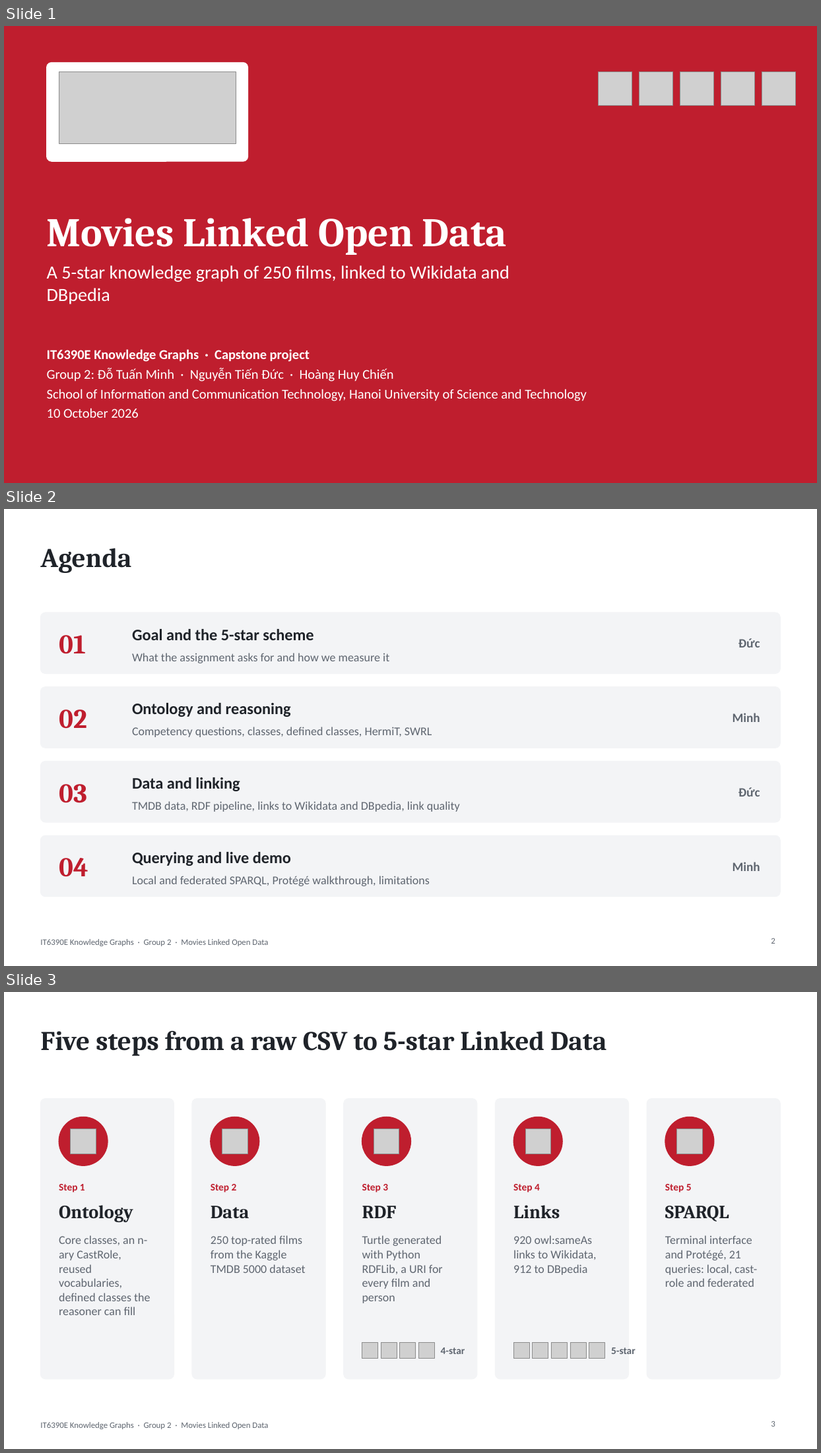
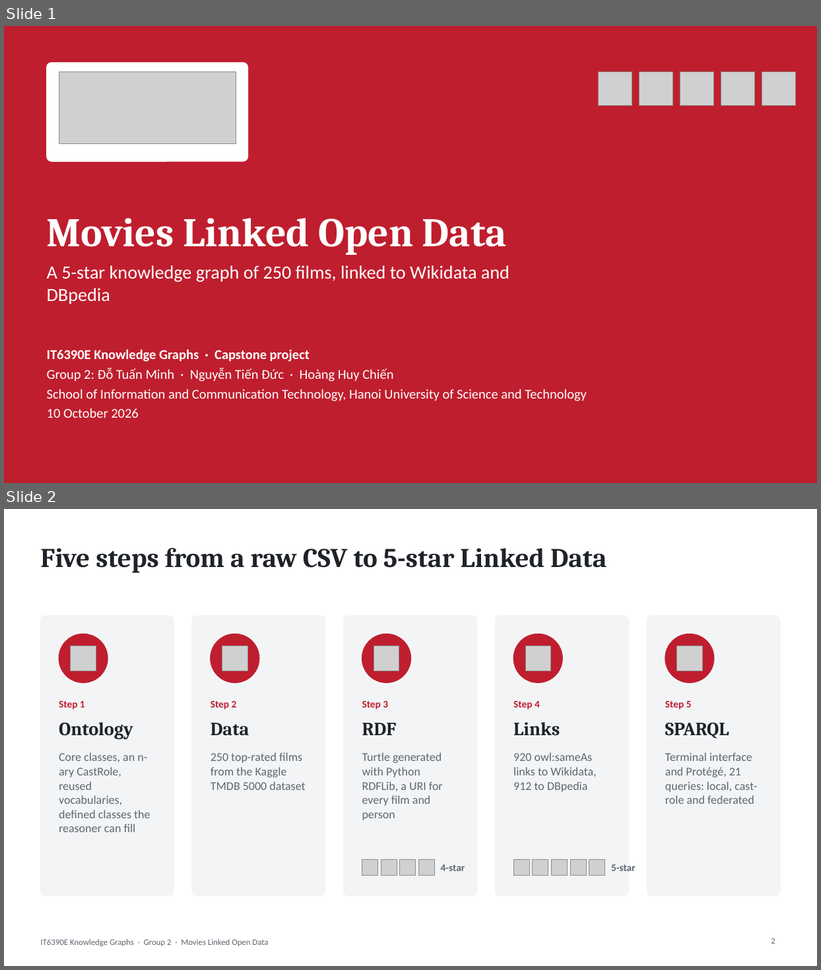
Before and after one commit to minhdo2207/it6390e-lod-capstone, a slide deck: slides/Group2_Capstone_Slides.pptx. Shown one above the other, each under a label of ours: slides 1, 2 and 3 before the commit, slides 1 and 2 after it. The pictures are 821x1453 and 821x970 pixels, drawn with LibreOffice and Linux fonts; fonts in the diff are those of the drawing; grey boxes stand for pictures; background and template pictures are left out. Boxes give left, top, right and bottom in pixels: in the first picture for what was removed or moved away, otherwise in the second. Text is boxed around its words. In the diff, an @@ line names an element or a change of style, - is before the commit and + after.

```diff
--- a/slides/Group2_Capstone_Slides.pptx
+++ b/slides/Group2_Capstone_Slides.pptx
@@ slide 2 removed at [4, 509, 817, 966], background #FFFFFF; not listed: 1 template element that a slide beside it also shows @@
@@ title removed at [40, 548, 131, 573] @@
-Agenda
@@ rounded rectangle removed at [40, 613, 781, 674] @@
@@ text removed at [59, 635, 86, 654] @@
-01
@@ text removed at [132, 629, 314, 640] @@
-Goal and the 5-star scheme
@@ text removed at [739, 638, 760, 648] @@
-Đức
@@ text removed at [132, 653, 389, 663] @@
-What the assignment asks for and how we measure it
@@ rounded rectangle removed at [40, 687, 781, 748] @@
@@ text removed at [132, 703, 291, 717] @@
-Ontology and reasoning
@@ text removed at [59, 710, 87, 729] @@
-02
@@ text removed at [733, 713, 760, 722] @@
-Minh
@@ text removed at [132, 727, 432, 737] @@
-Competency questions, classes, defined classes, HermiT, SWRL
@@ rounded rectangle removed at [40, 762, 781, 823] @@
@@ text removed at [59, 784, 87, 803] @@
-03
@@ text removed at [132, 778, 240, 791] @@
-Data and linking
@@ text removed at [132, 801, 460, 812] @@
-TMDB data, RDF pipeline, links to Wikidata and DBpedia, link quality
@@ text removed at [739, 788, 760, 797] @@
-Đức
@@ rounded rectangle removed at [40, 836, 781, 897] @@
@@ text removed at [59, 858, 88, 877] @@
-04
@@ text removed at [132, 852, 291, 866] @@
-Querying and live demo
@@ text removed at [733, 862, 760, 871] @@
-Minh
@@ text removed at [132, 876, 430, 887] @@
-Local and federated SPARQL, Protégé walkthrough, limitations
@@ page number removed at [771, 938, 775, 944] @@
-2
@@ what was slide 3 is now slide 2 @@
```
Also in this commit, not shown: 1 slide changed, 4 other slides removed, 9 other files.
